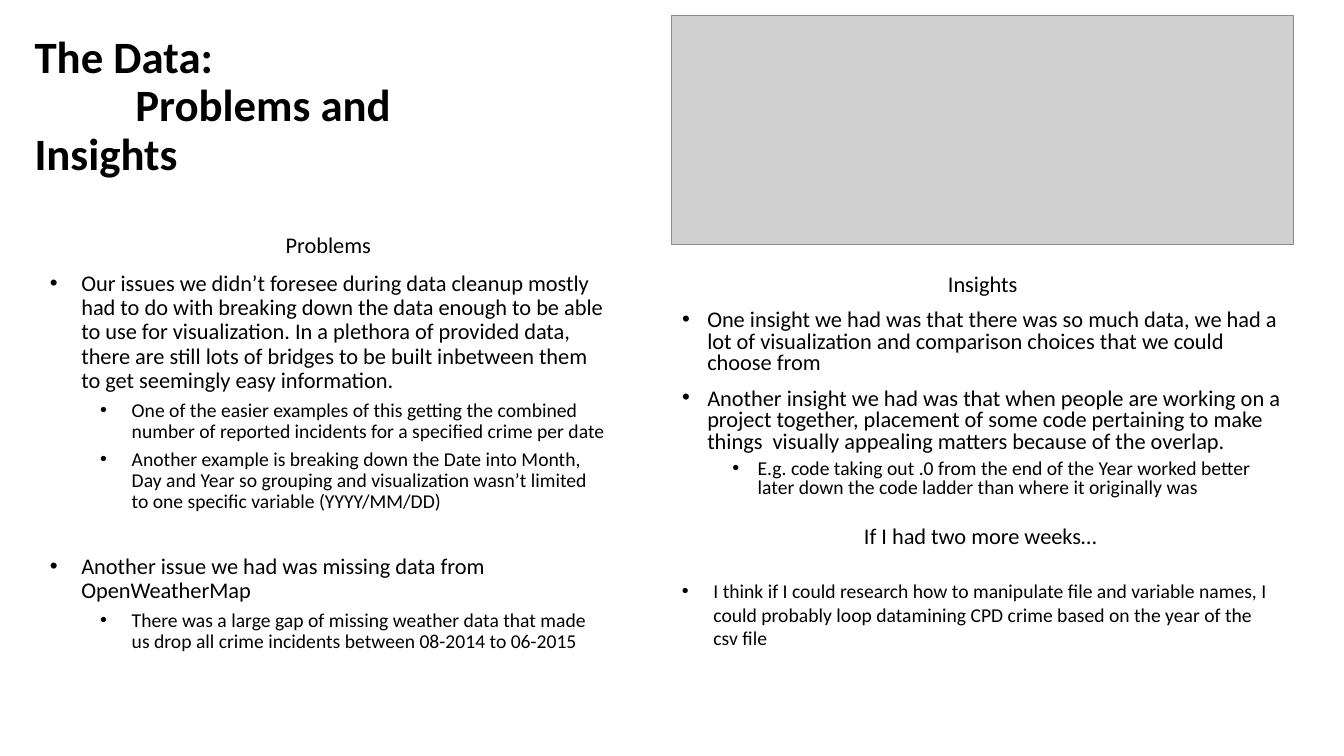
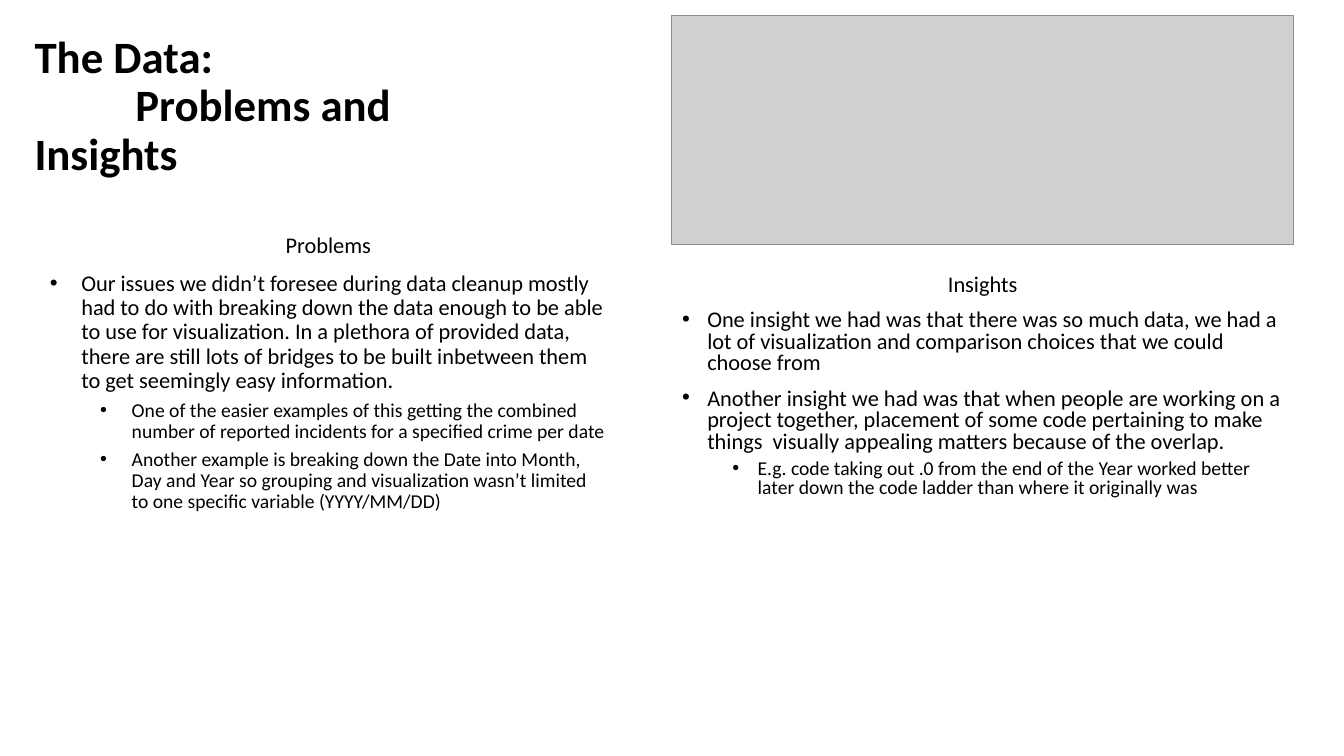
Before and after one commit to franciscohohn/Project_1, a slide deck: slide 9 of Weather_vs_Crime.pptx. Drawn at 1344x756 pixels with LibreOffice and Linux fonts; fonts in the diff are those of the drawing; grey boxes stand for pictures. Boxes give left, top, right and bottom in pixels: in the first picture for what was removed or moved away, otherwise in the second. Text is boxed around its words. In the diff, an @@ line names an element or a change of style, - is before the commit and + after.

Commit message:
updated ppt

```diff
--- a/Weather_vs_Crime.pptx
+++ b/Weather_vs_Crime.pptx
@@ text removed at (x1=713, y1=528, x2=1266, y2=645) @@
-If I had two more weeks…
-• I think if I could research how to manipulate file and variable names, I could probably loop datamining CPD crime based on the year of the csv file
@@ text at (x1=81, y1=558, x2=585, y2=651): paragraphs removed @@
-• Another issue we had was missing data from OpenWeatherMap
-  • There was a large gap of missing weather data that made us drop all crime incidents between 08-2014 to 06-2015
```
Also in this commit, not shown: 2 other slides changed.
